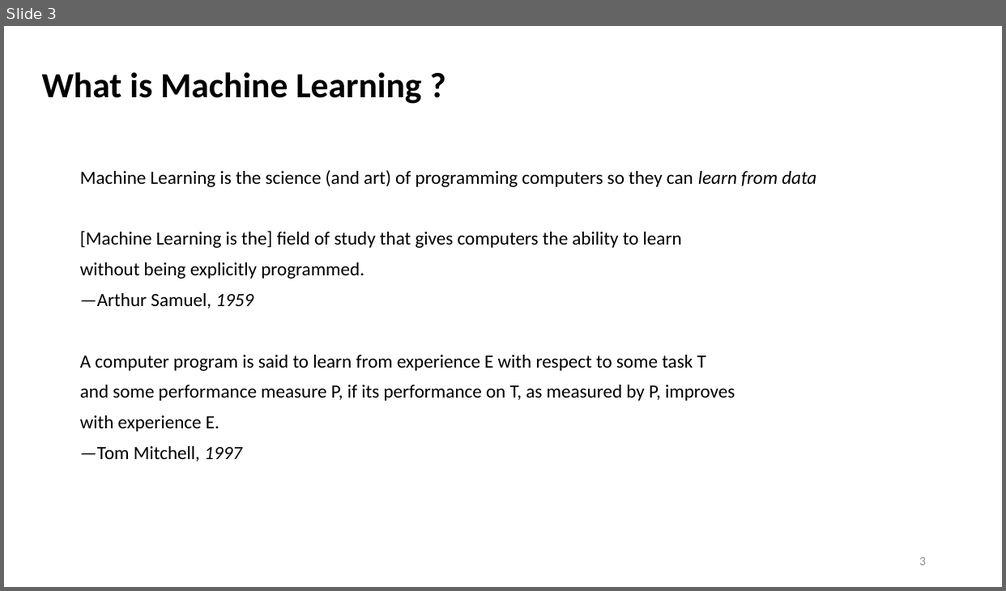
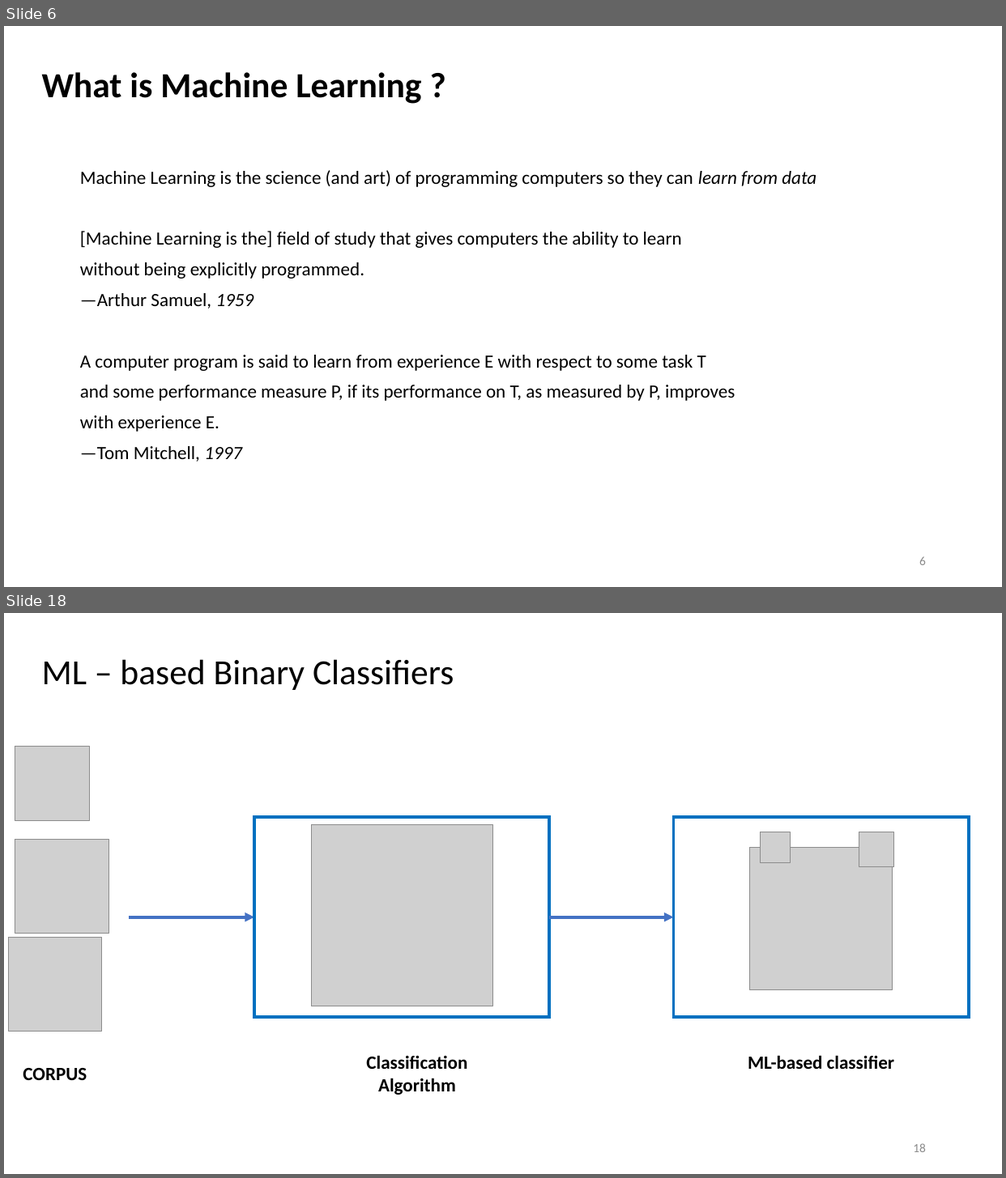
Before and after one commit to khemrajsawant/ML, a slide deck: Machine Learning.pptx. Shown one above the other, each under a label of ours: slide 3 before the commit, slides 6 and 18 after it; the slides between them are not shown. The pictures are 1006x591 and 1006x1178 pixels, drawn with LibreOffice and Linux fonts; fonts in the diff are those of the drawing; grey boxes stand for pictures. Boxes give left, top, right and bottom in pixels: in the first picture for what was removed or moved away, otherwise in the second. Text is boxed around its words. In the diff, an @@ line names an element or a change of style, - is before the commit and + after.

```diff
--- a/Machine Learning.pptx
+++ b/Machine Learning.pptx
@@ slide 18 added at (4, 613, 1002, 1174), background #FFFFFF @@
@@ title added at (42, 659, 454, 690), 34 pt, text #000000 @@
+ML – based Binary Classifiers
@@ picture added at (15, 747, 89, 820) @@
@@ rectangle added at (254, 817, 549, 1018), outline #0070C0 3 pt @@
@@ picture added at (311, 825, 492, 1006) @@
@@ picture added at (15, 840, 108, 934) @@
@@ group added at (674, 817, 969, 1069): 3 pictures, 1 text, 1 rectangle @@
+ML-based classifier
@@ arrow added from (129, 918) to (254, 918), #4472C4 3 pt @@
@@ arrow added from (550, 918) to (674, 918), #4472C4 3 pt @@
@@ picture added at (9, 938, 102, 1032) @@
@@ text added at (23, 1068, 87, 1080), 18 pt, text #000000, bold @@
+CORPUS
@@ text added at (366, 1055, 467, 1095), 18 pt, text #000000, bold @@
+Classification Algorithm
@@ page number added at (913, 1144, 926, 1152), 12 pt, text #8C8C8C @@
+18
@@ what was slide 3 is now slide 6 @@
@@ page number at (919, 557, 926, 565): text changed @@
-3
+6
```
Also in this commit, not shown: 2 slides changed, 48 other slides added.
